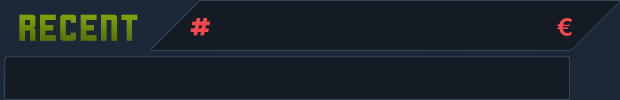
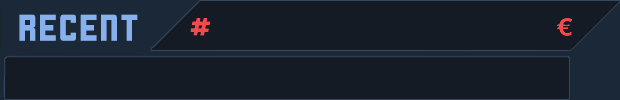
Layered file, before and after one edit (620px x 100px). Changes by layer:
painted on "RECEnt" over [19, 14, 138, 41]
